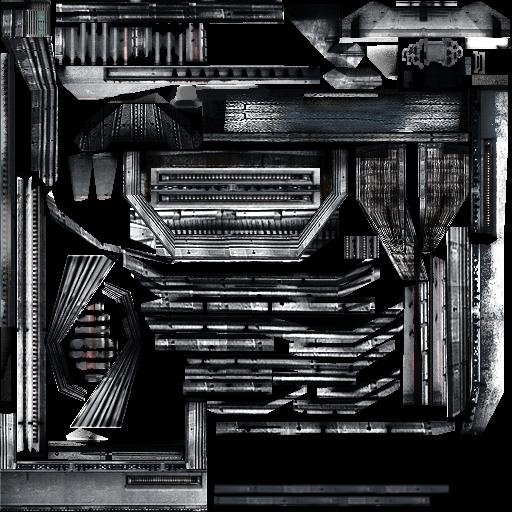
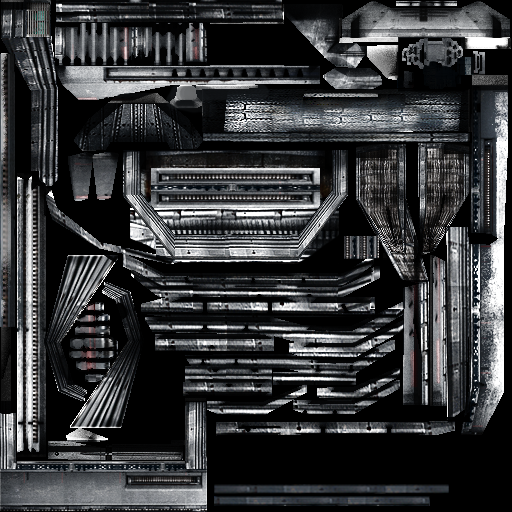
Comparing the layer stacks of the two 512 x 512 images. Changes:
painted on "screen_cmb_001_body_d.tga" over [265, 105, 450, 135]
